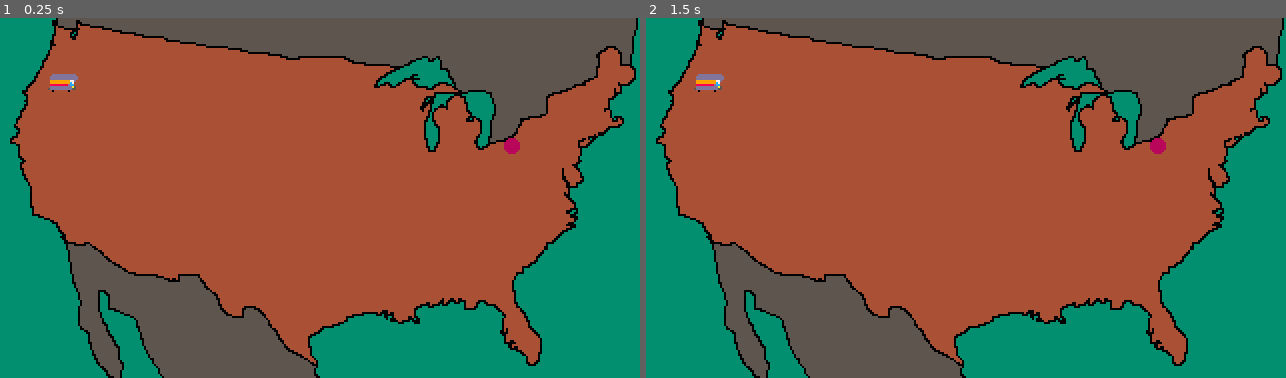
Above: before the commit, frames 1-2 (left to right).
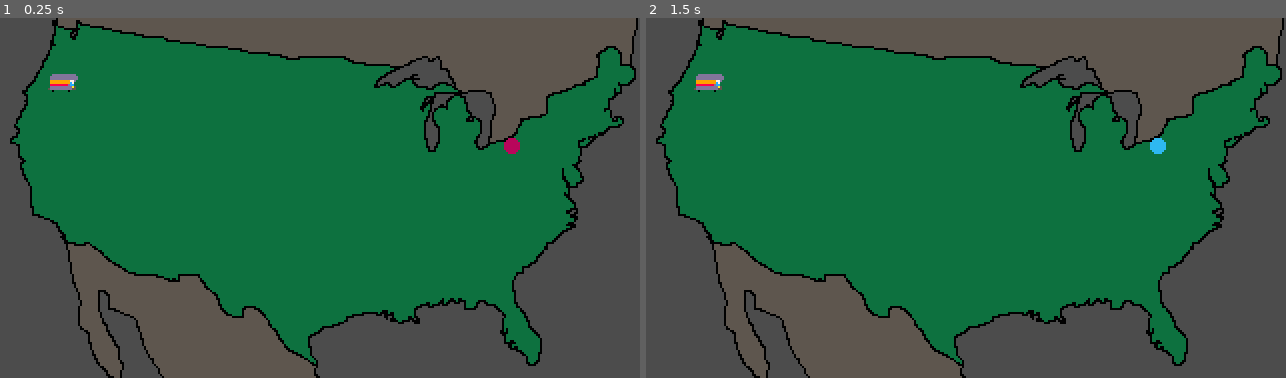
Above: after the commit, the same moments.

Repository: youssefevan/global-game-jam-2023
Game: Godot game, scene res://Scenes/World.tscn
The game is run twice, just before and just after one commit, with the same random seed, the same clock (stepped at 60 frames per second) and the same inputs.
Inputs (mouse positions are in pixels of both pictures, inside the frame that each line leads up to):
- Up to frame 1 (0.25 s): no input
- Up to frame 2 (1.5 s): tap Enter at 0.5 s; move the mouse to (710, 82) at 0.52 s; click (710, 82) at 0.6 s; tap Space at 1.25 s; move the mouse to (1158, 147) at 1.27 s; click (1158, 147) at 1.35 s

The runs differ from the first frame. In frame 1, 79% of the frame differs, in the area x 0-100%, y 0-100%; in frame 2, 79%.

Commit message:
LINEAR TWEEN

Diff:
--- a/Global Game Jam 2023/Scenes/TestingGrounds.tscn
+++ b/Global Game Jam 2023/Scenes/TestingGrounds.tscn
@@ -13,3 +13,6 @@
 
 [node name="Player" parent="." instance=ExtResource( 2 )]
 position = Vector2( 64, 44 )
+
+[connection signal="new_city_selected" from="City" to="Player" method="_on_City_new_city_selected"]
+[connection signal="new_city_selected" from="City2" to="Player" method="_on_City2_new_city_selected"]
--- a/Global Game Jam 2023/Scenes/World.tscn
+++ b/Global Game Jam 2023/Scenes/World.tscn
@@ -24,6 +24,7 @@
 texture = ExtResource( 3 )
 
 [node name="WaterBackground" type="Control" parent="map"]
+visible = false
 show_behind_parent = true
 margin_left = -160.0
 margin_top = -90.0
--- a/Global Game Jam 2023/Scripts/city.gd
+++ b/Global Game Jam 2023/Scripts/city.gd
@@ -1,5 +1,7 @@
 extends Area2D
 class_name City
+
+signal new_city_selected()
 
 # variables
 export var city_name : String
@@ -40,3 +42,4 @@
 
 	if selected:
 		Global.target_city = self
+		emit_signal("new_city_selected")
--- a/Global Game Jam 2023/Scripts/player.gd
+++ b/Global Game Jam 2023/Scripts/player.gd
@@ -1,7 +1,26 @@
 extends KinematicBody2D
 
+var call_tween := true
+var arrived := false
+
 func _physics_process(delta):
-	var tween = create_tween().set_trans(Tween.TRANS_LINEAR)
 	if Global.target_city != null:
-		tween.tween_property(self, "global_position", Global.target_city.global_position, 1)
-		#self.global_position = Global.target_city.global_position
+		if self.global_position == Global.target_city.global_position:
+			arrived = true
+		else:
+			arrived = false
+
+	if arrived == true:
+		call_tween = true
+
+func move():
+	if call_tween == true:
+		var tween = create_tween().set_trans(Tween.TRANS_LINEAR).set_ease(Tween.EASE_IN_OUT)
+		tween.tween_property(self, "global_position", Global.target_city.global_position, 2.0)
+		call_tween = false
+
+func _on_City_new_city_selected():
+	move()
+
+func _on_City2_new_city_selected():
+	move()
Binary file changed: Global Game Jam 2023/Sprites/mapbkrng.png
